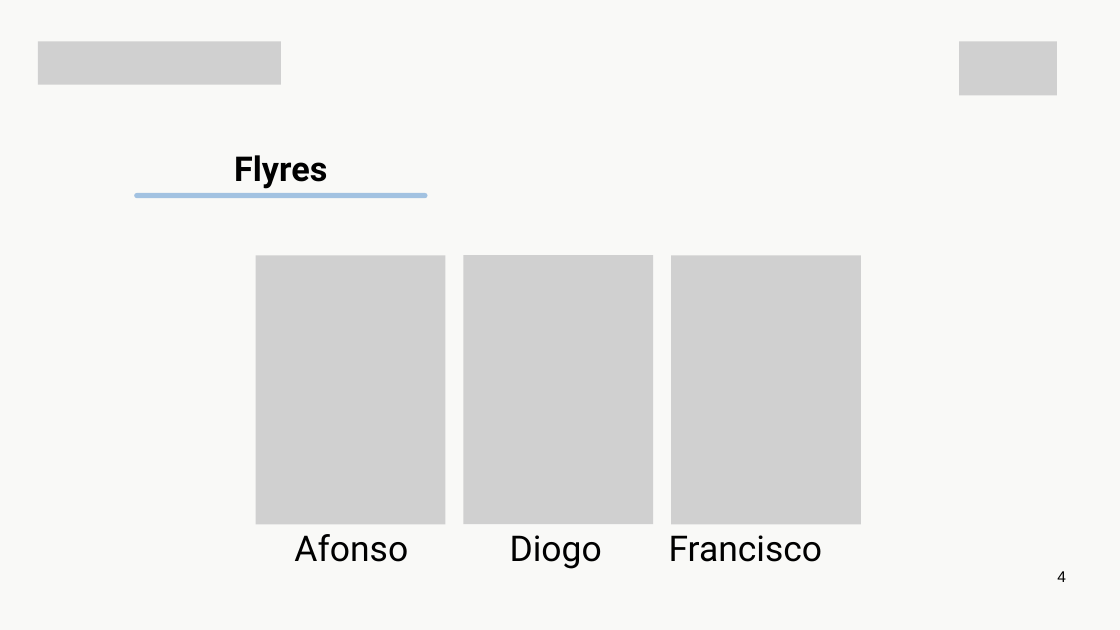
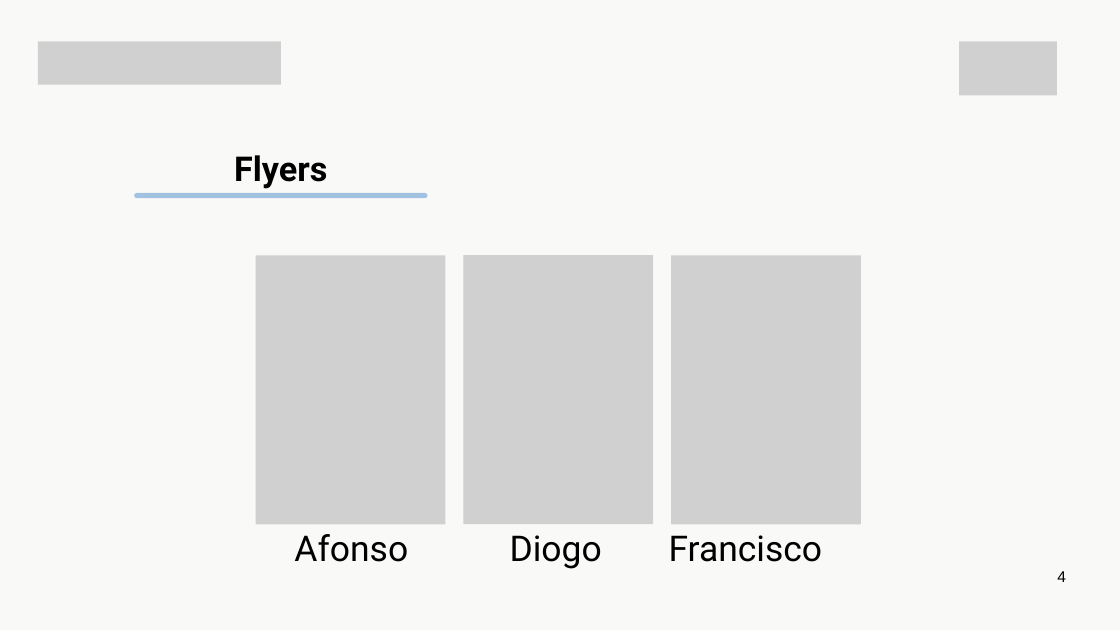
Before and after one commit to afonsosateixeira/Grupo6, a slide deck: slide 4 of Apresentação/Poppy and Max 5ªEntrega.pptx. Drawn at 1120x630 pixels with LibreOffice and Linux fonts; fonts in the diff are those of the drawing; grey boxes stand for pictures. Boxes give left, top, right and bottom in pixels: in the first picture for what was removed or moved away, otherwise in the second. Text is boxed around its words. In the diff, an @@ line names an element or a change of style, - is before the commit and + after.

```diff
--- a/Apresentação/Poppy and Max 5ªEntrega.pptx
+++ b/Apresentação/Poppy and Max 5ªEntrega.pptx
@@ text at box(234, 155, 327, 189): text changed @@
-Flyres
+Flyers
```
Also in this commit, not shown: 1 other slide changed, 1 other file.
